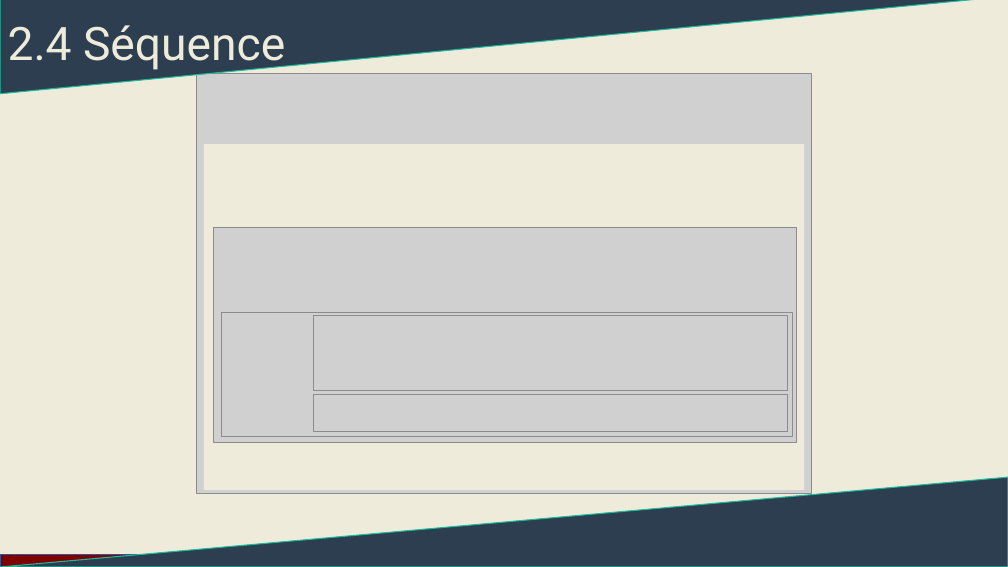
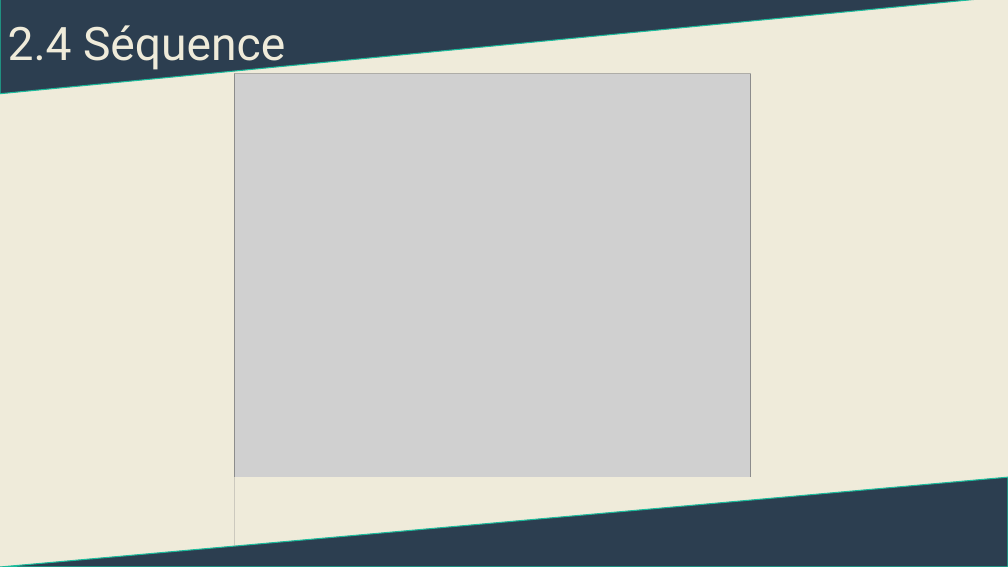
Before and after one commit to Xwyk/SnowTricks, a slide deck: slide 8 of Présentation du site Snowtricks.pptm. Drawn at 1008x567 pixels with LibreOffice and Linux fonts; fonts in the diff are those of the drawing; grey boxes stand for pictures. Boxes give left, top, right and bottom in pixels: in the first picture for what was removed or moved away, otherwise in the second. Text is boxed around its words. In the diff, an @@ line names an element or a change of style, - is before the commit and + after.

```diff
--- a/Présentation du site Snowtricks.pptm
+++ b/Présentation du site Snowtricks.pptm
@@ rectangle added at [234,14,774,73], fill #EFEBDA @@
@@ picture removed at [197,73,811,493] @@
@@ picture added at [234,73,751,567] @@
@@ rectangle removed at [204,144,805,490] @@
@@ picture removed at [213,228,796,443] @@
@@ rectangle removed at [216,215,796,447] @@
@@ picture removed at [221,312,792,436] @@
@@ picture removed at [313,315,787,390] @@
@@ picture removed at [313,394,787,431] @@
@@ rectangle: place and size @@
-rectangle at [306,451,777,482]
+rectangle at [234,477,774,567]
@@ rectangle removed at [0,554,560,567] @@
```
Also in this commit, not shown: 2 other slides changed, 1 slide added.
